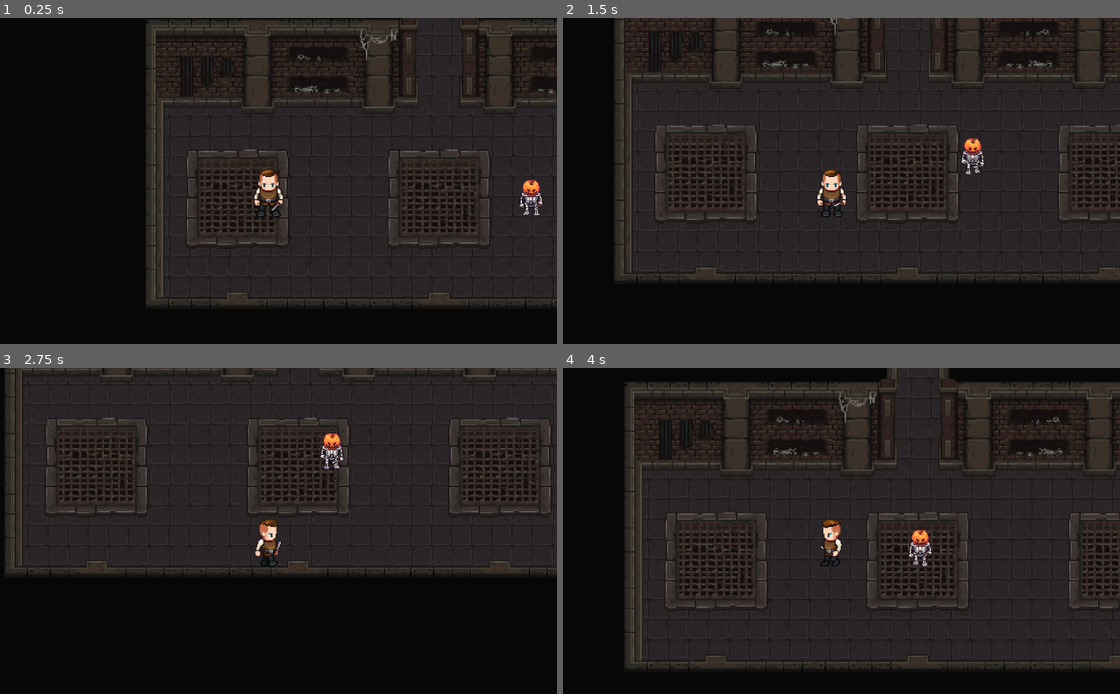
Above: before the commit, frames 1-4 (two rows, left to right).
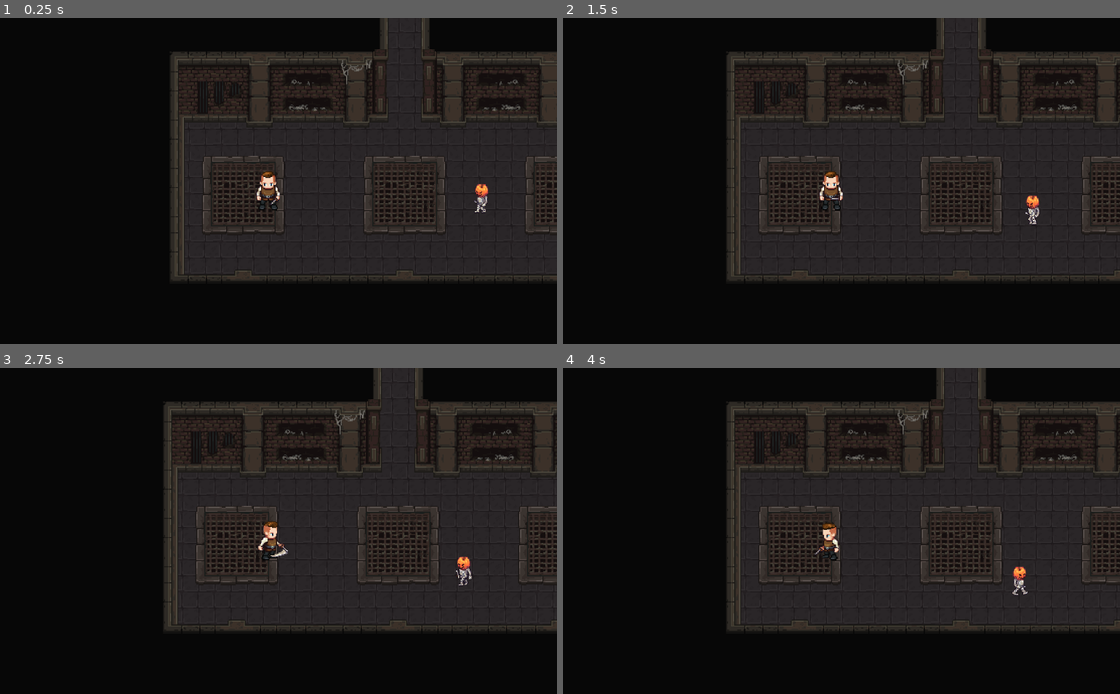
Above: after the commit, the same moments.

Repository: AugustanaCSC380January2024/final-game-polar
Game: Godot game, scene res://scenes/level.tscn
Same seed, same stepped clock (60 frames per second), same inputs: the game is played once before the commit and once after it.
Inputs (mouse positions are in pixels of both pictures, inside the frame that each line leads up to):
- Up to frame 1 (0.25 s): no input
- Up to frame 2 (1.5 s): move the mouse to (958, 164) at 0.52 s; hold D (walk_right) 0.53-1.28 s; click (958, 164) at 0.6 s; move the mouse to (713, 197) at 1.27 s; hold S (walk_down) from 1.28 s (still down); click (713, 197) at 1.35 s
- Up to frame 3 (2.75 s): move the mouse to (323, 459) at 2.02 s; release S (walk_down) at 2.03 s; hold D (walk_right) from 2.03 s (still down); click (323, 459) at 2.1 s
- Up to frame 4 (4 s): move the mouse to (802, 596) at 2.77 s; release D (walk_right) at 2.78 s; hold W (walk_up) 2.78-3.53 s; click (802, 596) at 2.85 s; move the mouse to (1003, 579) at 3.52 s; hold A (walk_left) from 3.53 s (still down); click (1003, 579) at 3.6 s

The runs differ from the first frame. In frame 1, 21% of the frame differs, in the area x 26-100%, y 0-89%; in frame 2, 27%; in frame 3, 39%, in the area x 1-100%, y 0-81%; in frame 4, 33%.

Commit message:
The transition from following to idle is better. Added attack state to enemies where they attack if the player is close enough

Diff:
--- a/final_project/scenes/player.tscn
+++ b/final_project/scenes/player.tscn
@@ -1,10 +1,58 @@
-[gd_scene load_steps=49 format=3 uid="uid://b3rugo8jdxodo"]
+[gd_scene load_steps=67 format=3 uid="uid://b3rugo8jdxodo"]
 
 [ext_resource type="Script" path="res://scripts/player.gd" id="1_2kea2"]
 [ext_resource type="Texture2D" uid="uid://drtwdunne2wc5" path="res://assets/characters/player_spritesheet.png" id="2_lhmst"]
 [ext_resource type="Script" path="res://scripts/states/state_machine.gd" id="3_nid82"]
 [ext_resource type="Script" path="res://scripts/states/player_walk.gd" id="4_5wvk5"]
 
+[sub_resource type="AtlasTexture" id="AtlasTexture_fhjyd"]
+atlas = ExtResource("2_lhmst")
+region = Rect2(0, 896, 64, 64)
+
+[sub_resource type="AtlasTexture" id="AtlasTexture_2v0cd"]
+atlas = ExtResource("2_lhmst")
+region = Rect2(64, 896, 64, 64)
+
+[sub_resource type="AtlasTexture" id="AtlasTexture_hiq5s"]
+atlas = ExtResource("2_lhmst")
+region = Rect2(128, 896, 64, 64)
+
+[sub_resource type="AtlasTexture" id="AtlasTexture_0s8o4"]
+atlas = ExtResource("2_lhmst")
+region = Rect2(192, 896, 64, 64)
+
+[sub_resource type="AtlasTexture" id="AtlasTexture_cw8oo"]
+atlas = ExtResource("2_lhmst")
+region = Rect2(256, 896, 64, 64)
+
+[sub_resource type="AtlasTexture" id="AtlasTexture_37pvb"]
+atlas = ExtResource("2_lhmst")
+region = Rect2(320, 896, 64, 64)
+
+[sub_resource type="AtlasTexture" id="AtlasTexture_k0fh7"]
+atlas = ExtResource("2_lhmst")
+region = Rect2(0, 832, 64, 64)
+
+[sub_resource type="AtlasTexture" id="AtlasTexture_lbbkc"]
+atlas = ExtResource("2_lhmst")
+region = Rect2(64, 832, 64, 64)
+
+[sub_resource type="AtlasTexture" id="AtlasTexture_ddmq8"]
+atlas = ExtResource("2_lhmst")
+region = Rect2(128, 832, 64, 64)
+
+[sub_resource type="AtlasTexture" id="AtlasTexture_2owb8"]
+atlas = ExtResource("2_lhmst")
+region = Rect2(192, 832, 64, 64)
+
+[sub_resource type="AtlasTexture" id="AtlasTexture_7xj63"]
+atlas = ExtResource("2_lhmst")
+region = Rect2(256, 832, 64, 64)
+
+[sub_resource type="AtlasTexture" id="AtlasTexture_3fo74"]
+atlas = ExtResource("2_lhmst")
+region = Rect2(320, 832, 64, 64)
+
 [sub_resource type="AtlasTexture" id="AtlasTexture_5yk55"]
 atlas = ExtResource("2_lhmst")
 region = Rect2(0, 960, 64, 64)
@@ -28,6 +76,30 @@
 [sub_resource type="AtlasTexture" id="AtlasTexture_5rhi2"]
 atlas = ExtResource("2_lhmst")
 region = Rect2(320, 960, 64, 64)
+
+[sub_resource type="AtlasTexture" id="AtlasTexture_wbxm4"]
+atlas = ExtResource("2_lhmst")
+region = Rect2(0, 768, 64, 64)
+
+[sub_resource type="AtlasTexture" id="AtlasTexture_avjpb"]
+atlas = ExtResource("2_lhmst")
+region = Rect2(64, 768, 64, 64)
+
+[sub_resource type="AtlasTexture" id="AtlasTexture_r3iim"]
+atlas = ExtResource("2_lhmst")
+region = Rect2(128, 768, 64, 64)
+
+[sub_resource type="AtlasTexture" id="AtlasTexture_onclo"]
+atlas = ExtResource("2_lhmst")
+region = Rect2(192, 768, 64, 64)
+
+[sub_resource type="AtlasTexture" id="AtlasTexture_m7q0a"]
+atlas = ExtResource("2_lhmst")
+region = Rect2(256, 768, 64, 64)
+
+[sub_resource type="AtlasTexture" id="AtlasTexture_7ta1e"]
+atlas = ExtResource("2_lhmst")
+region = Rect2(320, 768, 64, 64)
 
 [sub_resource type="AtlasTexture" id="AtlasTexture_vqyi6"]
 atlas = ExtResource("2_lhmst")
@@ -177,6 +249,52 @@
 animations = [{
 "frames": [{
 "duration": 1.0,
+"texture": SubResource("AtlasTexture_fhjyd")
+}, {
+"duration": 1.0,
+"texture": SubResource("AtlasTexture_2v0cd")
+}, {
+"duration": 1.0,
+"texture": SubResource("AtlasTexture_hiq5s")
+}, {
+"duration": 1.0,
+"texture": SubResource("AtlasTexture_0s8o4")
+}, {
+"duration": 1.0,
+"texture": SubResource("AtlasTexture_cw8oo")
+}, {
+"duration": 1.0,
+"texture": SubResource("AtlasTexture_37pvb")
+}],
+"loop": false,
+"name": &"attack_down",
+"speed": 5.0
+}, {
+"frames": [{
+"duration": 1.0,
+"texture": SubResource("AtlasTexture_k0fh7")
+}, {
+"duration": 1.0,
+"texture": SubResource("AtlasTexture_lbbkc")
+}, {
+"duration": 1.0,
+"texture": SubResource("AtlasTexture_ddmq8")
+}, {
+"duration": 1.0,
+"texture": SubResource("AtlasTexture_2owb8")
+}, {
+"duration": 1.0,
+"texture": SubResource("AtlasTexture_7xj63")
+}, {
+"duration": 1.0,
+"texture": SubResource("AtlasTexture_3fo74")
+}],
+"loop": false,
+"name": &"attack_left",
+"speed": 5.0
+}, {
+"frames": [{
+"duration": 1.0,
 "texture": SubResource("AtlasTexture_5yk55")
 }, {
 "duration": 1.0,
@@ -195,7 +313,30 @@
 "texture": SubResource("AtlasTexture_5rhi2")
 }],
 "loop": false,
-"name": &"attack",
+"name": &"attack_right",
+"speed": 5.0
+}, {
+"frames": [{
+"duration": 1.0,
+"texture": SubResource("AtlasTexture_wbxm4")
+}, {
+"duration": 1.0,
+"texture": SubResource("AtlasTexture_avjpb")
+}, {
+"duration": 1.0,
+"texture": SubResource("AtlasTexture_r3iim")
+}, {
+"duration": 1.0,
+"texture": SubResource("AtlasTexture_onclo")
+}, {
+"duration": 1.0,
+"texture": SubResource("AtlasTexture_m7q0a")
+}, {
+"duration": 1.0,
+"texture": SubResource("AtlasTexture_7ta1e")
+}],
+"loop": false,
+"name": &"attack_up",
 "speed": 5.0
 }, {
 "frames": [{
@@ -359,17 +500,15 @@
 [node name="AnimatedSprite2D" type="AnimatedSprite2D" parent="."]
 position = Vector2(2, 6)
 sprite_frames = SubResource("SpriteFrames_x0xu5")
-animation = &"attack"
+animation = &"attack_right"
 autoplay = "idle_down"
-frame = 1
-frame_progress = 0.0154432
 
 [node name="CollisionShape2D" type="CollisionShape2D" parent="."]
 position = Vector2(1.25, 12.5)
 shape = SubResource("CapsuleShape2D_ffmp5")
 
 [node name="Camera2D" type="Camera2D" parent="."]
-zoom = Vector2(2.5, 2.5)
+zoom = Vector2(2, 2)
 
 [node name="StateMachine" type="Node" parent="."]
 script = ExtResource("3_nid82")
--- a/final_project/scenes/skeleton.tscn
+++ b/final_project/scenes/skeleton.tscn
@@ -1,10 +1,107 @@
-[gd_scene load_steps=44 format=3 uid="uid://devxaguskl6sd"]
+[gd_scene load_steps=69 format=3 uid="uid://devxaguskl6sd"]
 
 [ext_resource type="Texture2D" uid="uid://bttdn5b3rmkph" path="res://assets/characters/skeleton.png" id="1_0wj4l"]
 [ext_resource type="Script" path="res://scripts/skeleton.gd" id="1_axydl"]
 [ext_resource type="Script" path="res://scripts/states/state_machine.gd" id="3_b07ld"]
-[ext_resource type="Script" path="res://scripts/states/enemy_idle.gd" id="4_0v3n3"]
+[ext_resource type="Script" path="res://scripts/states/enemy_wander.gd" id="4_12sxw"]
 [ext_resource type="Script" path="res://scripts/states/enemy_follow.gd" id="5_5fj6a"]
+[ext_resource type="Script" path="res://scripts/states/enemy_attack.gd" id="6_l7kbb"]
+
+[sub_resource type="AtlasTexture" id="AtlasTexture_du5gf"]
+atlas = ExtResource("1_0wj4l")
+region = Rect2(0, 896, 64, 64)
+
+[sub_resource type="AtlasTexture" id="AtlasTexture_2fcb5"]
+atlas = ExtResource("1_0wj4l")
+region = Rect2(64, 896, 64, 64)
+
+[sub_resource type="AtlasTexture" id="AtlasTexture_qxkc4"]
+atlas = ExtResource("1_0wj4l")
+region = Rect2(128, 896, 64, 64)
+
+[sub_resource type="AtlasTexture" id="AtlasTexture_ranqa"]
+atlas = ExtResource("1_0wj4l")
+region = Rect2(192, 896, 64, 64)
+
+[sub_resource type="AtlasTexture" id="AtlasTexture_lr0gi"]
+atlas = ExtResource("1_0wj4l")
+region = Rect2(256, 896, 64, 64)
+
+[sub_resource type="AtlasTexture" id="AtlasTexture_18hfr"]
+atlas = ExtResource("1_0wj4l")
+region = Rect2(320, 896, 64, 64)
+
+[sub_resource type="AtlasTexture" id="AtlasTexture_ay6fu"]
+atlas = ExtResource("1_0wj4l")
+region = Rect2(0, 832, 64, 64)
+
+[sub_resource type="AtlasTexture" id="AtlasTexture_i43qj"]
+atlas = ExtResource("1_0wj4l")
+region = Rect2(64, 832, 64, 64)
+
+[sub_resource type="AtlasTexture" id="AtlasTexture_ygipx"]
+atlas = ExtResource("1_0wj4l")
+region = Rect2(128, 832, 64, 64)
+
+[sub_resource type="AtlasTexture" id="AtlasTexture_hf68g"]
+atlas = ExtResource("1_0wj4l")
+region = Rect2(192, 832, 64, 64)
+
+[sub_resource type="AtlasTexture" id="AtlasTexture_e1vo5"]
+atlas = ExtResource("1_0wj4l")
+region = Rect2(256, 832, 64, 64)
+
+[sub_resource type="AtlasTexture" id="AtlasTexture_0sn4b"]
+atlas = ExtResource("1_0wj4l")
+region = Rect2(320, 832, 64, 64)
+
+[sub_resource type="AtlasTexture" id="AtlasTexture_ooy2q"]
+atlas = ExtResource("1_0wj4l")
+region = Rect2(0, 960, 64, 64)
+
+[sub_resource type="AtlasTexture" id="AtlasTexture_7t408"]
+atlas = ExtResource("1_0wj4l")
+region = Rect2(64, 960, 64, 64)
+
+[sub_resource type="AtlasTexture" id="AtlasTexture_7vswr"]
+atlas = ExtResource("1_0wj4l")
+region = Rect2(128, 960, 64, 64)
+
+[sub_resource type="AtlasTexture" id="AtlasTexture_tcvfd"]
+atlas = ExtResource("1_0wj4l")
+region = Rect2(192, 960, 64, 64)
+
+[sub_resource type="AtlasTexture" id="AtlasTexture_fuseq"]
+atlas = ExtResource("1_0wj4l")
+region = Rect2(256, 960, 64, 64)
+
+[sub_resource type="AtlasTexture" id="AtlasTexture_b2ebg"]
+atlas = ExtResource("1_0wj4l")
+region = Rect2(320, 960, 64, 64)
+
+[sub_resource type="AtlasTexture" id="AtlasTexture_qaudl"]
+atlas = ExtResource("1_0wj4l")
+region = Rect2(0, 768, 64, 64)
+
+[sub_resource type="AtlasTexture" id="AtlasTexture_e27ac"]
+atlas = ExtResource("1_0wj4l")
+region = Rect2(64, 768, 64, 64)
+
+[sub_resource type="AtlasTexture" id="AtlasTexture_uqeil"]
+atlas = ExtResource("1_0wj4l")
+region = Rect2(128, 768, 64, 64)
+
+[sub_resource type="AtlasTexture" id="AtlasTexture_7qqxn"]
+atlas = ExtResource("1_0wj4l")
+region = Rect2(192, 768, 64, 64)
+
+[sub_resource type="AtlasTexture" id="AtlasTexture_2t7q7"]
+atlas = ExtResource("1_0wj4l")
+region = Rect2(256, 768, 64, 64)
+
+[sub_resource type="AtlasTexture" id="AtlasTexture_gb414"]
+atlas = ExtResource("1_0wj4l")
+region = Rect2(320, 768, 64, 64)
 
 [sub_resource type="AtlasTexture" id="AtlasTexture_kp6ea"]
 atlas = ExtResource("1_0wj4l")
@@ -152,6 +249,98 @@
 
 [sub_resource type="SpriteFrames" id="SpriteFrames_l26s4"]
 animations = [{
+"frames": [{
+"duration": 1.0,
+"texture": SubResource("AtlasTexture_du5gf")
+}, {
+"duration": 1.0,
+"texture": SubResource("AtlasTexture_2fcb5")
+}, {
+"duration": 1.0,
+"texture": SubResource("AtlasTexture_qxkc4")
+}, {
+"duration": 1.0,
+"texture": SubResource("AtlasTexture_ranqa")
+}, {
+"duration": 1.0,
+"texture": SubResource("AtlasTexture_lr0gi")
+}, {
+"duration": 1.0,
+"texture": SubResource("AtlasTexture_18hfr")
+}],
+"loop": true,
+"name": &"attack_down",
+"speed": 5.0
+}, {
+"frames": [{
+"duration": 1.0,
+"texture": SubResource("AtlasTexture_ay6fu")
+}, {
+"duration": 1.0,
+"texture": SubResource("AtlasTexture_i43qj")
+}, {
+"duration": 1.0,
+"texture": SubResource("AtlasTexture_ygipx")
+}, {
+"duration": 1.0,
+"texture": SubResource("AtlasTexture_hf68g")
+}, {
+"duration": 1.0,
+"texture": SubResource("AtlasTexture_e1vo5")
+}, {
+"duration": 1.0,
+"texture": SubResource("AtlasTexture_0sn4b")
+}],
+"loop": true,
+"name": &"attack_left",
+"speed": 5.0
+}, {
+"frames": [{
+"duration": 1.0,
+"texture": SubResource("AtlasTexture_ooy2q")
+}, {
+"duration": 1.0,
+"texture": SubResource("AtlasTexture_7t408")
+}, {
+"duration": 1.0,
+"texture": SubResource("AtlasTexture_7vswr")
+}, {
+"duration": 1.0,
+"texture": SubResource("AtlasTexture_tcvfd")
+}, {
+"duration": 1.0,
+"texture": SubResource("AtlasTexture_fuseq")
+}, {
+"duration": 1.0,
+"texture": SubResource("AtlasTexture_b2ebg")
+}],
+"loop": true,
+"name": &"attack_right",
+"speed": 5.0
+}, {
+"frames": [{
+"duration": 1.0,
+"texture": SubResource("AtlasTexture_qaudl")
+}, {
+"duration": 1.0,
+"texture": SubResource("AtlasTexture_e27ac")
+}, {
+"duration": 1.0,
+"texture": SubResource("AtlasTexture_uqeil")
+}, {
+"duration": 1.0,
+"texture": SubResource("AtlasTexture_7qqxn")
+}, {
+"duration": 1.0,
+"texture": SubResource("AtlasTexture_2t7q7")
+}, {
+"duration": 1.0,
+"texture": SubResource("AtlasTexture_gb414")
+}],
+"loop": true,
+"name": &"attack_up",
+"speed": 5.0
+}, {
 "frames": [{
 "duration": 1.0,
 "texture": SubResource("AtlasTexture_kp6ea")
@@ -313,7 +502,7 @@
 [node name="AnimatedSprite2D" type="AnimatedSprite2D" parent="."]
 scale = Vector2(0.8, 0.8)
 sprite_frames = SubResource("SpriteFrames_l26s4")
-animation = &"idle_down"
+animation = &"attack_down"
 autoplay = "idle_down"
 
 [node name="CollisionShape2D" type="CollisionShape2D" parent="."]
@@ -323,14 +512,16 @@
 
 [node name="StateMachine" type="Node" parent="." node_paths=PackedStringArray("initial_state")]
 script = ExtResource("3_b07ld")
-initial_state = NodePath("EnemyIdle")
-
-[node name="EnemyIdle" type="Node" parent="StateMachine" node_paths=PackedStringArray("enemy")]
-script = ExtResource("4_0v3n3")
+initial_state = NodePath("EnemyFollow")
+
+[node name="EnemyWander" type="Node" parent="StateMachine" node_paths=PackedStringArray("enemy")]
+script = ExtResource("4_12sxw")
 enemy = NodePath("../..")
 
 [node name="EnemyFollow" type="Node" parent="StateMachine" node_paths=PackedStringArray("enemy")]
 script = ExtResource("5_5fj6a")
 enemy = NodePath("../..")
 
-[connection signal="transitioned" from="StateMachine/EnemyFollow" to="StateMachine" method="_on_enemy_follow_transitioned"]
+[node name="EnemyAttack" type="Node" parent="StateMachine" node_paths=PackedStringArray("enemy")]
+script = ExtResource("6_l7kbb")
+enemy = NodePath("../..")
--- a/final_project/scripts/player.gd
+++ b/final_project/scripts/player.gd
@@ -13,28 +13,34 @@
 	if Input.is_action_pressed("walk_down"):
 		velocity.y = player_speed
 		direction = "down"
-		is_attacking = false
+		if !animated_sprite.is_playing():
+			is_attacking = false
 	if Input.is_action_pressed("walk_up"):
 		velocity.y = -player_speed
 		direction = "up"
-		is_attacking = false
+	if !animated_sprite.is_playing():
+			is_attacking = false
 	if Input.is_action_pressed("walk_left"):
 		velocity.x = -player_speed
 		direction = "left"
-		is_attacking = false
+		if !animated_sprite.is_playing():
+			is_attacking = false
 	if Input.is_action_pressed("walk_right"):
 		velocity.x = player_speed
 		direction = "right"
-		is_attacking = false
+		if !animated_sprite.is_playing():
+			is_attacking = false
 	if Input.is_action_just_pressed("attack"):
 		is_attacking = true
+	if is_attacking:
+		velocity = Vector2()
 	move_and_slide()
 	update_animations(direction)
 
 func update_animations(direction):
 	if animated_sprite :
 		if Input.is_action_just_pressed("attack"):
-			animated_sprite.play("attack")
+			animated_sprite.play("attack_" + direction)
 		if is_attacking != true:
 			if velocity.x == 0 && velocity.y == 0 :
 				animated_sprite.play("idle_" + direction)
--- a/final_project/scripts/skeleton.gd
+++ b/final_project/scripts/skeleton.gd
@@ -4,7 +4,29 @@
 
 @onready var animated_sprite = $AnimatedSprite2D
 
+var direction = "up"
+var is_attacking = false
+
 func _physics_process(delta):
+	if is_attacking:
+		velocity = Vector2()
+	else:
+		if velocity.x < 0:
+			direction = "left"
+		elif velocity.x > 0:
+			direction = "right"
+		elif velocity.y < 0:
+			direction = "up"
+		else:
+			direction = "down"
+		move_and_slide()
+	update_animations(direction)
 
-	move_and_slide()
-	animated_sprite.play("walk_down")
+func update_animations(direction):
+	if is_attacking == true:
+		animated_sprite.play("attack_" + direction)
+	else:
+		if velocity.x == 0 && velocity.y == 0 :
+			animated_sprite.play("idle_" + direction)
+		else:
+			animated_sprite.play("walk_" + direction)
--- /dev/null
+++ b/final_project/scripts/states/enemy_attack.gd
@@ -0,0 +1,17 @@
+extends State
+class_name EnemyAttack
+
+@export var enemy: CharacterBody2D
+var player: CharacterBody2D
+
+func enter():
+	enemy.velocity = Vector2()
+	print("attack")
+	enemy.is_attacking = true
+	player = get_tree().get_first_node_in_group("player")
+
+func physics_update(delta: float):
+	var direction = player.global_position - enemy.global_position
+	#print("attack")
+	if direction.length() > 25:
+		transitioned.emit(self, "EnemyFollow")
--- a/final_project/scripts/states/enemy_follow.gd
+++ b/final_project/scripts/states/enemy_follow.gd
@@ -7,17 +7,19 @@
 var player: CharacterBody2D
 
 func enter():
+	print("follow")
+	enemy.is_attacking = false
 	player = get_tree().get_first_node_in_group("player")
 
 func physics_update(delta: float):
 	var direction = player.global_position - enemy.global_position
-	if direction.length() > 75 && direction.length() <= 100:
+	if direction.length() <= 30:
+		transitioned.emit(self, "EnemyAttack")
+	elif direction.length() > 30 && direction.length() <= 100:
 		new_velocity = direction.normalized() * move_speed
 	else:
-		new_velocity = Vector2()
+		transitioned.emit(self, "EnemyWander")
 
-	if direction.length() > 100:
-		transitioned.emit(self, "EnemyIdle")
 
 func _physics_process(delta):
 	if new_velocity != null:
--- a/final_project/scripts/states/enemy_idle.gd
+++ b/final_project/scripts/states/enemy_wander.gd
@@ -1,5 +1,5 @@
 extends State
-class_name EnemyIdle
+class_name EnemyWander
 
 @export var enemy: CharacterBody2D
 @export var move_speed := 10.0
@@ -15,6 +15,8 @@
 	#print(move_direction)
 
 func enter():
+	print("wander")
+	enemy.is_attacking = false
 	player = get_tree().get_first_node_in_group("player")
 	randomize_wander()
 
@@ -27,8 +29,17 @@
 func physics_update(delta):
 	if enemy:
 		enemy.velocity = move_direction * move_speed
-		enemy.move_and_slide()
+		if enemy.velocity.x < 0:
+			enemy.direction = "left"
+		elif enemy.velocity.x > 0:
+			enemy.direction = "right"
+		elif enemy.velocity.y < 0:
+			enemy.direction = "up"
+		else:
+			enemy.direction = "down"
+		#enemy.move_and_slide()
+		#enemy.update_animations(enemy.direction)
 
 	var direction = player.global_position - enemy.global_position
-	if direction.length() < 30:
+	if direction.length() < 50:
 		transitioned.emit(self, "EnemyFollow")
--- a/final_project/scripts/states/state_machine.gd
+++ b/final_project/scripts/states/state_machine.gd
@@ -20,6 +20,7 @@
 		current_state.update(delta)
 
 func _physics_process(delta):
+	#print(current_state)
 	if current_state:
 		current_state.physics_update(delta)
 
@@ -28,7 +29,6 @@
 		return
 
 	var new_state = states.get(new_state_name.to_lower())
-
 	if !new_state:
 		return
 
